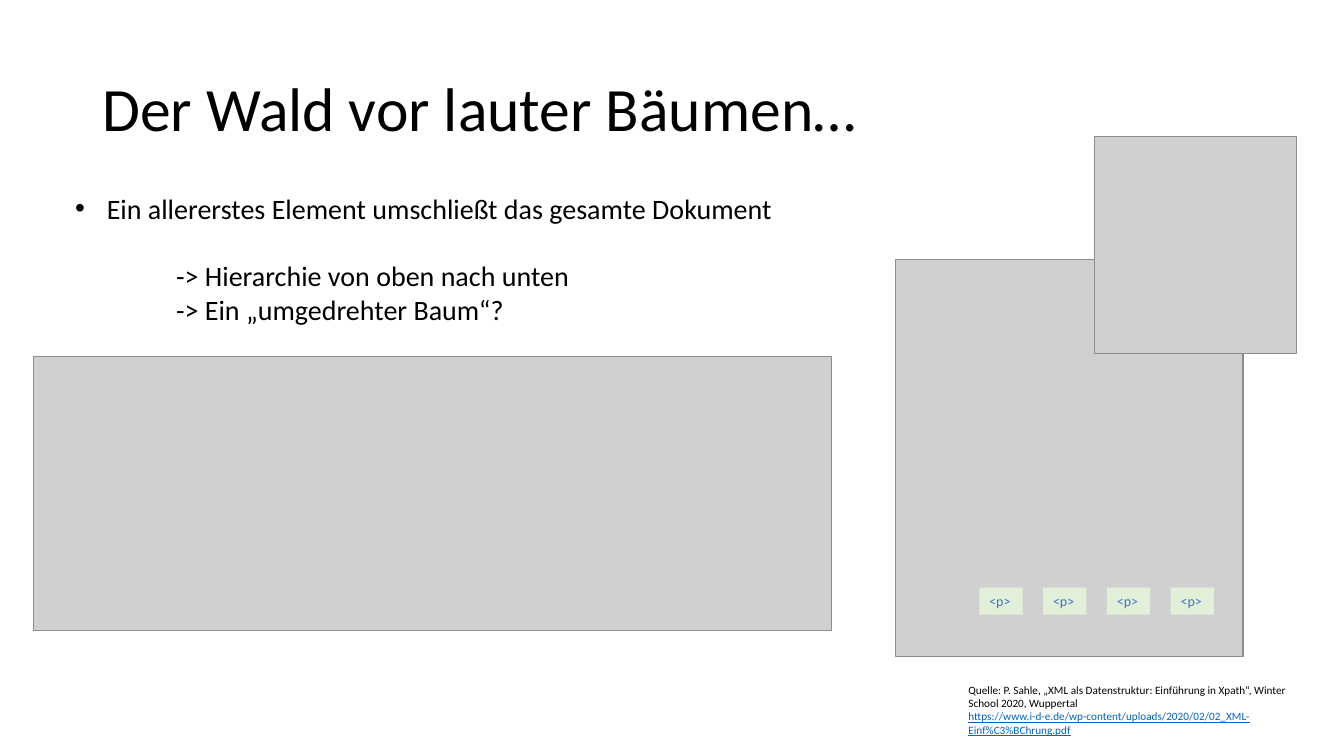
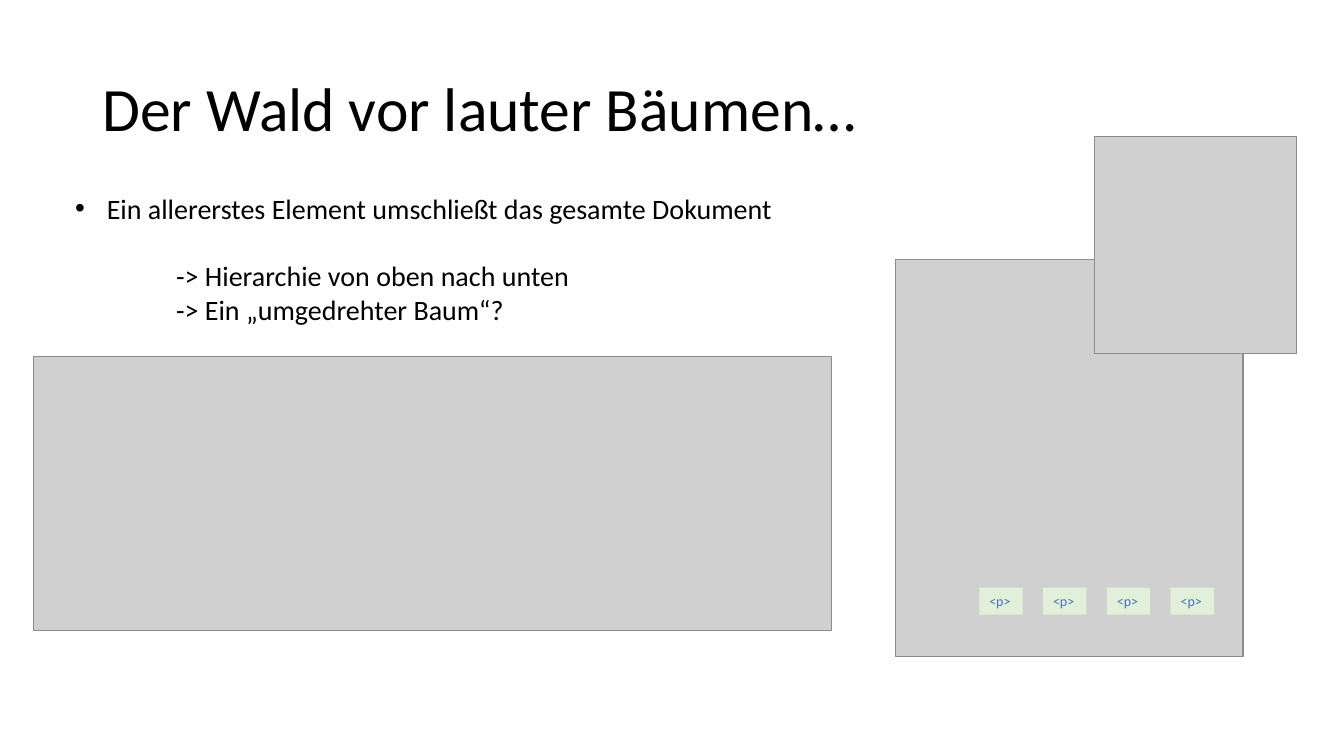
Before and after one commit to Lena-Luise/Lehre, a slide deck: slide 7 of SchulungenKGParl/Folien/XPath.pptx. Drawn at 1344x756 pixels with LibreOffice and Linux fonts; fonts in the diff are those of the drawing; grey boxes stand for pictures. Boxes give left, top, right and bottom in pixels: in the first picture for what was removed or moved away, otherwise in the second. Text is boxed around its words. In the diff, an @@ line names an element or a change of style, - is before the commit and + after.

```diff
--- a/SchulungenKGParl/Folien/XPath.pptx
+++ b/SchulungenKGParl/Folien/XPath.pptx
@@ text removed at (x1=968, y1=686, x2=1285, y2=736) @@
-Quelle: P. Sahle, „XML als Datenstruktur: Einführung in Xpath“, Winter School 2020, Wuppertal https://www.i-d-e.de/wp-content/uploads/2020/02/02_XML-Einf%C3%BChrung.pdf
```
Also in this commit, not shown: 14 other slides changed, 10 slides added, 1 slide removed, 1 other file.
